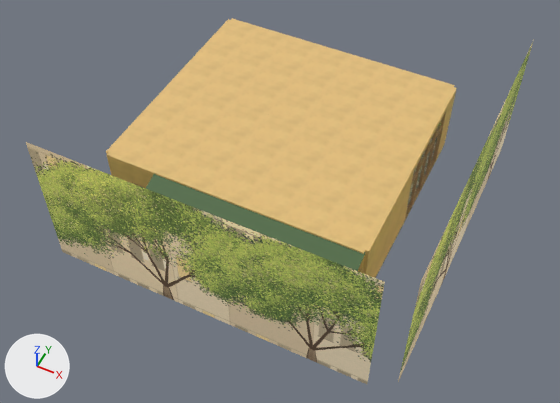
A saved change to the glTF model assets/models/env/second_ai/aa_support/daily_offbeat.glb.
Rendered twice from a 50 mm lens placed at (10.5, -21.7, 25.2), pointed at (0.7, -2.1, 0.7). Lighting does not change. The marker at lower left points along +X, +Y and +Z. The older version comes first. Where no turn or scale is listed for an object, it has been applied to the vertices.

Objects in the first picture: 'WALL_back_dof_wall', 'WALL_front_VIEW_dof_window_view', 'WALL_front_dof_vc', 'WALL_front_dof_wall', 'WALL_left_dof_wall', 'WALL_right_VIEW_dof_window_view', 'WALL_right_dof_glass', 'WALL_right_dof_wall', 'WALL_right_dof_wood', 'dof_ceiling'.
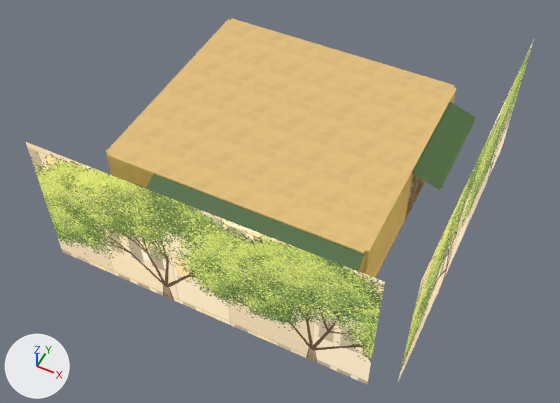
Location of each change, [x1, y1, x2, y2] in pixels of the pictures (560 x 403 px):
'WALL_front_VIEW_dof_window_view', surface changed (lighter): [26, 142, 385, 384] in both
'WALL_right_VIEW_dof_window_view', surface changed: [398, 42, 533, 382] in both
'WALL_right_dof_vc', added (green): after [412, 102, 476, 191]

Edits to the bpy script that builds the scene:
```text
Change mat_dof_window_view:
    where n0 = _N.new('ShaderNodeBsdfPrincipled'); n0.name = 'Principled BSDF'
    n0.inputs[28].default_value: 0.3 -> 0.9  # 'Emission Strength'
Add me_wall_right_dof_vc:
    me_wall_right_dof_vc.from_pydata(...)  # 102 vertices, 98 faces; spans x 5.56..6.86, y -0.6..4.1, z 2.7..3.36
    me_wall_right_dof_vc.materials.append(mat_dof_vc)
Add ob_wall_right_dof_vc:
    ob_wall_right_dof_vc = bpy.data.objects.new('WALL_right_dof_vc', me_wall_right_dof_vc)
    ob_wall_right_dof_vc.location = (0.0, 0.0, 0.0)
```
